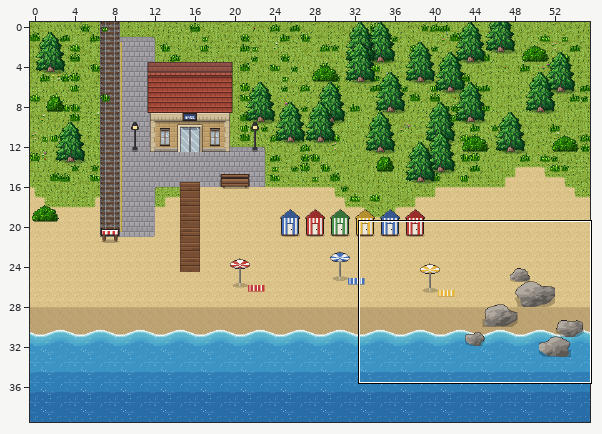
Tiled map (JSON): assets/plage.tmj. The first picture is a wide view before the edit; the outline marks the close-up.
Close-up. Before the commit:
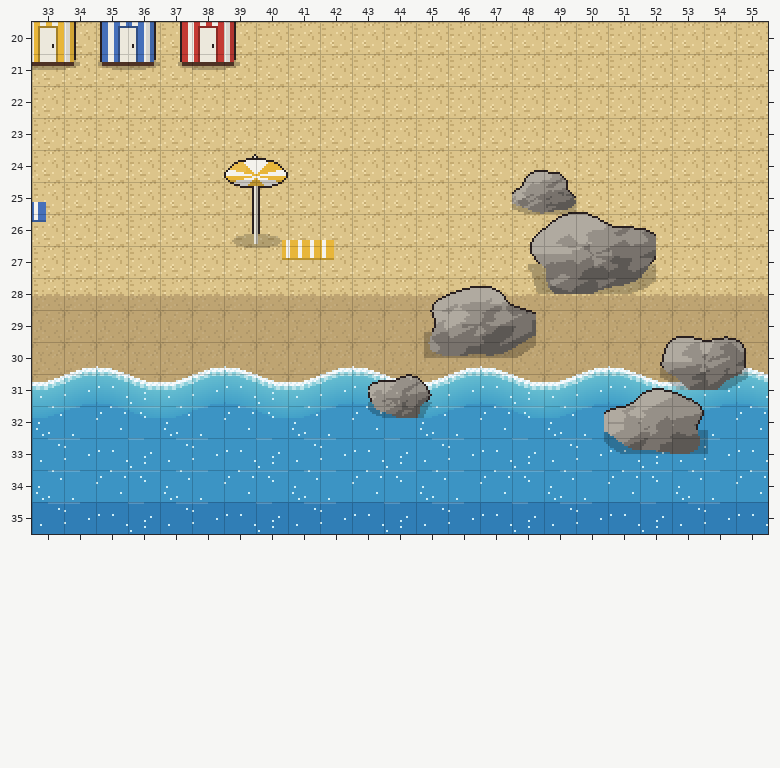
Cells are 16x16 px. Shown: x 33..55, y 20..35. The commit also changed other parts of the map, which this record leaves out.
After:
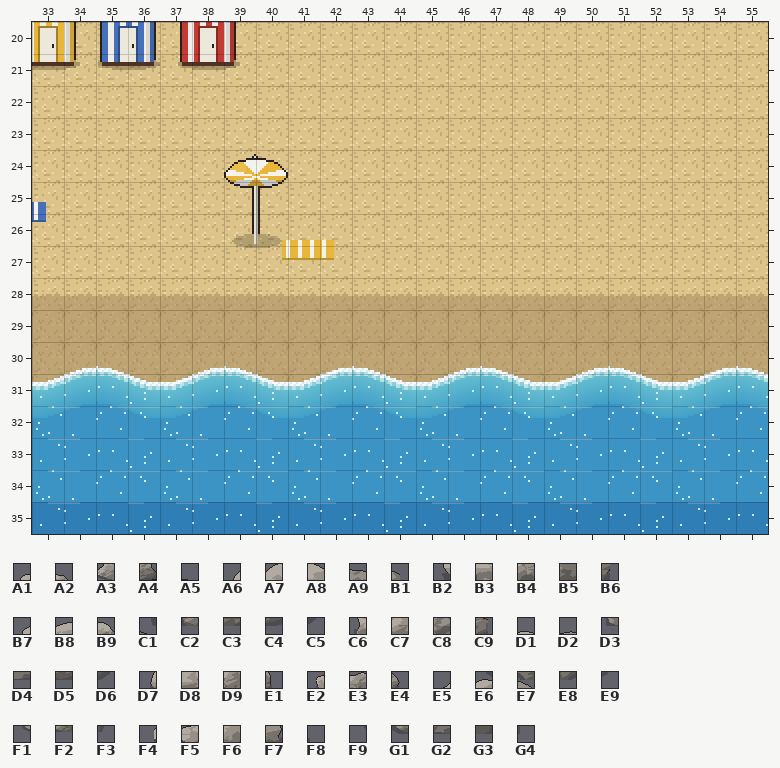
Key: from "plage_decor": A1 88, A2 89, A3 90, A4 91, A5 92, A6 93, A7 94, A8 95, A9 96, B1 97, B2 98, B3 99, B4 100, B5 101, B6 102, B7 103, B8 104, B9 105, C1 106, C2 107, C3 108, C4 109, C5 110, C6 111, C7 112, C8 113, C9 114, D1 116, D2 117, D3 119, D4 120, D5 121, D6 122, D7 123, D8 124, D9 125, E1 126, E2 127, E3 128, E4 129, E5 130, E6 131, E7 132, E8 133, E9 134, F1 135, F2 136, F3 137, F4 138, F5 139, F6 140, F7 141, F8 142, F9 143, G1 144, G2 145, G3 146, G4 147.
__ is an empty cell.
Change:
Layer "mobilier":
y 24: x 48..49 A1 A2 -> __ __
y 25: x 48..50 A3 A4 A5 -> __ __ __
y 26: x 48..52 A6 A7 A8 A9 B1 -> __ __ __ __ __
y 27: x 48..52 B2 B3 B4 B5 B6 -> __ __ __ __ __
y 28: x 45..52 B7 B8 B9 C1 C2 C3 C4 C5 -> __ __ __ __ __ __ __ __
y 29: x 45..48 C6 C7 C8 C9 -> __ __ __ __; x 53..54 D1 D2 -> __ __
y 30: x 45..48 D3 D4 D5 D6 -> __ __ __ __; x 52..55 D7 D8 D9 E1 -> __ __ __ __
y 31: x 43..45 E2 E3 E4 -> __ __ __; x 51..55 E5 E6 E7 E8 E9 -> __ __ __ __ __
y 32: x 43..45 F1 F2 F3 -> __ __ __; x 50..54 F4 F5 F6 F7 F8 -> __ __ __ __ __
y 33: x 50..54 F9 G1 G2 G3 G4 -> __ __ __ __ __
Pixel boxes of the changes (left, top, right, bottom) in both close-ups:
removed: (368, 170, 748, 454)
